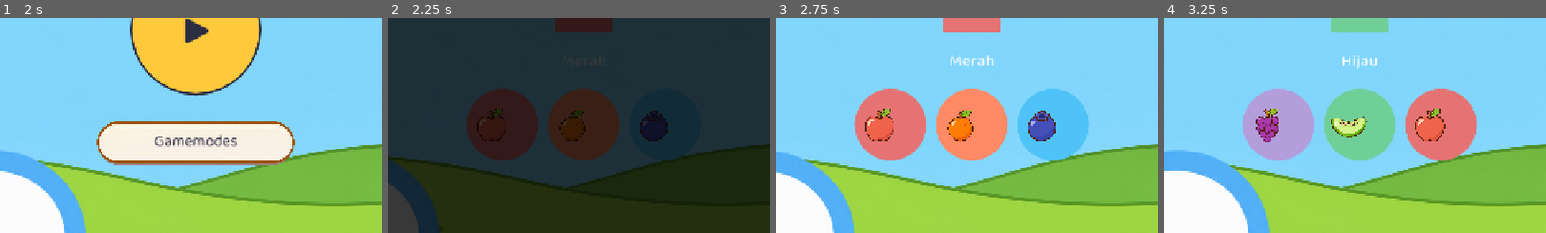
Above: before the commit, frames 1-4 (left to right).
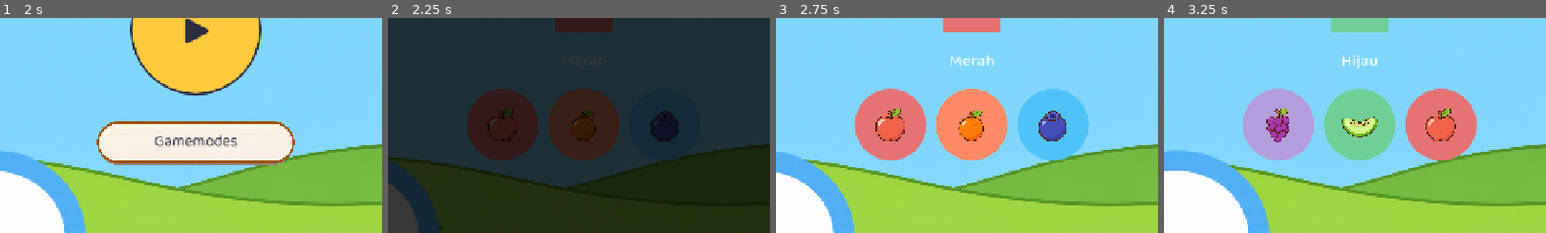
Above: after the commit, the same moments.

Repository: ptnusavisionmedia/game-balita
Game: Godot game, scene res://scenes/Splash.tscn
Same seed, same stepped clock (60 frames per second), same inputs: the game is played once before the commit and once after it.
Inputs (mouse positions are % of the whole screen's width and height, from its top left):
- Up to frame 1 (2 s): tap Enter at 0.5 s; move the mouse to (72, 45) at 0.52 s; click (72, 45) at 0.67 s; drag from (30, 55) to (45, 70) at 1.27 s
- Up to frame 2 (2.25 s): click "▶" at 2 s
- Up to frame 3 (2.75 s): no input
- Up to frame 4 (3.25 s): click (39, 69) at 2.77 s
The pictures show only the part of the screen within x 24-74%, y 44-94%; the shares and areas given below are measured in that part.

Frame 1 is identical in both runs. In frame 2, 1.3% of the frame differs, in the area x 23-76%, y 42-58%; in frame 3, 2.7%; in frame 4, 2.7%.

Commit message:
fix: ikon di BigRoundButton (feature_warna/musik) tidak lagi kegeser kiri
BigRoundButton terpisah dari UIStyle, jadi miss fix "Button.icon_alignment
default LEFT" yang sudah dipasang di UIStyle.apply_icon_frame sebelumnya.
Ditemukan lewat audit "bisa dimainkan tanpa baca" di 6 mini-game.

Co-Authored-By: Claude Sonnet 5 <noreply@anthropic.com>

Diff:
--- a/core/scripts/big_round_button.gd
+++ b/core/scripts/big_round_button.gd
@@ -12,6 +12,14 @@
 	custom_minimum_size = Vector2(120, 120)
 	add_theme_color_override("font_color", Color.WHITE)
 	add_theme_font_size_override("font_size", 34)
+	# Fix bug class 2026-11-26 (lihat UIStyle.apply_icon_frame &
+	# Decisions Log): default Button.icon_alignment Godot 4 itu LEFT,
+	# bukan CENTER — kelas ini TIDAK pakai UIStyle jadi miss fix itu.
+	# Dipakai icon-only (tanpa teks) di feature_warna/feature_musik;
+	# tanpa ini ikon kegeser/kepotong dari lingkaran bulat.
+	icon_alignment = HORIZONTAL_ALIGNMENT_CENTER
+	vertical_icon_alignment = VERTICAL_ALIGNMENT_CENTER
+	alignment = HORIZONTAL_ALIGNMENT_CENTER
 
 	var style := StyleBoxFlat.new()
 	style.bg_color = accent_color
Not shown, changed: obsidian-vault/Decisions Log.md
